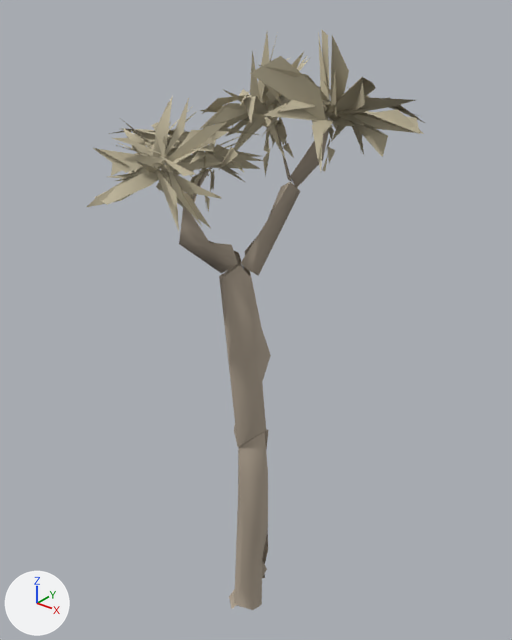
The glTF model public/maps/assets/models/tree-quiver-lod1.glb, before and after one commit.
Both versions are drawn from a 50 mm camera at (3.06, -3.72, 5.29) aimed at (-0.07, 0.19, 2.87). Lighting does not change. The marker at lower left points along +X, +Y and +Z. The first picture is the older version. Where no turn or scale is listed for an object, it has been applied to the vertices.

The first picture shows 'tree-quiver'.
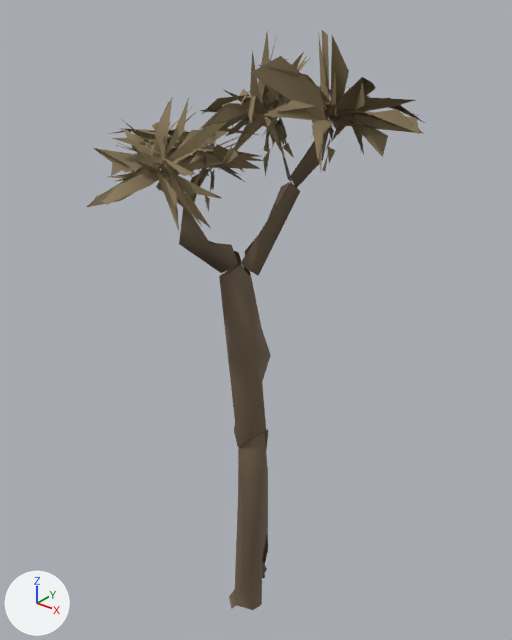
Scene script edits in JSON lines:
```json
{"op": "set", "path": "mat_quiver_tree_01_trunk_lod.base_color", "old": "(0.427, 0.359, 0.279)", "new": "(0.157, 0.11, 0.0668)", "note": "beige #afa290 -> brown #6e5d49"}
{"op": "set", "path": "mat_quiver_tree_01_leaf_lod.base_color", "old": "(0.512, 0.455, 0.319)", "new": "(0.246, 0.186, 0.096)", "note": "beige #beb499 -> brown #887757"}
```

What differs and where, as boxes [x1, y1, x2, y2] in the pictures (512 x 640 px):
```json
{"object": "tree-quiver", "change": "recoloured", "before": [87, 29, 424, 610], "after": [87, 29, 424, 610], "on screen": "beige to brown"}
```
